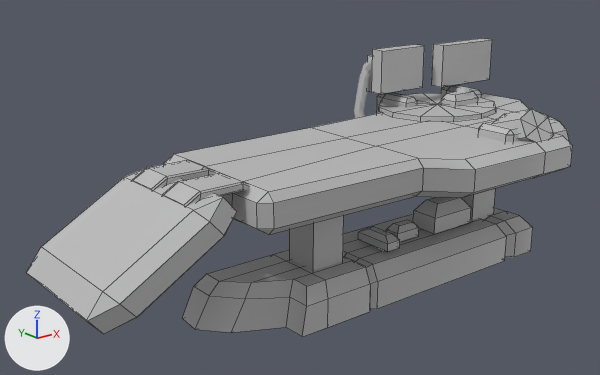
A saved change to the FBX model New Unity Project/Assets/Models/dank table.fbx.
One viewpoint serves both versions: a camera (50 mm lens) standing at (-0.0882, -0.1122, 0.0654) and looking at (0.0111, 0.0118, 0.0158). Lighting does not change. The marker at lower left points along +X, +Y and +Z. Mesh edges are drawn as thin lines on the coarser meshes. Where no turn or scale is listed for an object, it has been applied to the vertices.

The scene before the commit, as lines of its bpy script (objects in view):
```python
ob_pcube11 = bpy.data.objects.new('pCube11', me_mesh_012)
ob_pcube11.location = (0.0218, 0.0, 0.0064)
ob_pcube16 = bpy.data.objects.new('pCube16', me_mesh_017)
ob_pcube16.location = (0.0693, 0.0215, 0.034)
ob_pcube19 = bpy.data.objects.new('pCube19', me_mesh_020)
ob_pcube19.location = (0.05, 0.0241, 0.034)
ob_pcube3 = bpy.data.objects.new('pCube3', me_mesh_003)
ob_pcube3.location = (0.0394, -0.0091, 0.0227)
ob_pcube5 = bpy.data.objects.new('pCube5', me_mesh_006)
ob_pcube5.location = (-0.0188, -0.0022, 0.0252)
ob_pcube6 = bpy.data.objects.new('pCube6', me_mesh_007)
ob_pcube6.location = (0.0522, 0.0021, 0.0112)
ob_pcube8 = bpy.data.objects.new('pCube8', me_mesh_009)
ob_pcube8.location = (0.0072, 0.0021, 0.0112)
ob_pcube9 = bpy.data.objects.new('pCube9', me_mesh_010)
ob_pcube9.location = (0.0405, 0.0, 0.008)
ob_pcylinder1 = bpy.data.objects.new('pCylinder1', me_mesh_002)
ob_pcylinder1.location = (0.0574, 0.0181, 0.0257)
ob_pcylinder1.rotation_euler = (1.571, 0.0, 0.0)  # degrees (90, 0, 0)
ob_pcylinder1.scale = (0.00819, 0.000535, 0.00819)
# me_mesh_017
# before: 0 (-0.0088, -0.0017, -0.0049) at pixel (441, 87), 1 (0.0088, -0.0017, -0.0049) at pixel (489, 79), 2 (-0.0088, -0.0017, 0.0049) at pixel (443, 45), 3 (0.0088, -0.0017, 0.0049) at pixel (492, 39)
# me_mesh_020
# before: 0 (-0.00679, -0.00167, -0.00489) at pixel (381, 94), 1 (0.00679, -0.00167, -0.00489) at pixel (422, 87), 2 (-0.00679, -0.00167, 0.00489) at pixel (382, 51), 3 (0.00679, -0.00167, 0.00489) at pixel (424, 45)
# also in view: 'pCube7' at (0.0219, 0.0017, -0.0001); 'pCylinder2' at (0.051, -0.0112, 0.0256); 'pCube4' at (-0.0185, 0.0082, 0.0243); 'pCube2' at (-0.031, 0.0032, 0.0168); 'pCube1' at (0.0335, 0.0028, 0.021)
```
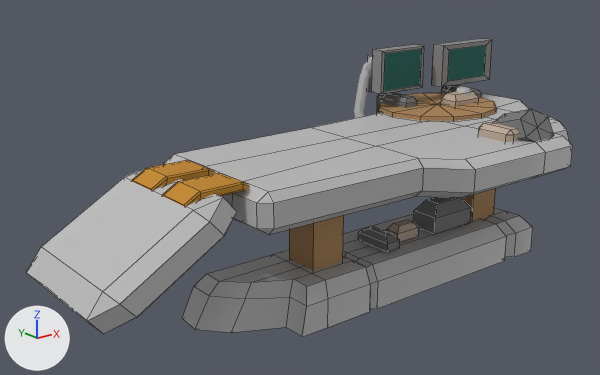
Changed parts and their boxes (x1, y1, x2, y2) in the pictures (600 x 375 px):
'pCube8', recoloured (grey to brown): (289, 215, 344, 271) in both
'pCylinder1', recoloured (grey to brown): (378, 93, 496, 121) in both
'pCube9', recoloured: (413, 197, 471, 234) in both
'pCube5', recoloured (grey to orange): (162, 173, 249, 206) in both
'pCube4', recoloured (grey to orange): (132, 160, 215, 191) in both
'pCylinder2', recoloured: (495, 109, 553, 142) in both
'pCube11', recoloured: (358, 226, 400, 251) in both
'pCube6', recoloured (grey to brown): (462, 189, 495, 220) in both
'pCube15', recoloured: (376, 93, 417, 114) in both
part 1 of me_mesh_020, built on: (381, 46, 424, 94) in both
part 2 of me_mesh_020, recoloured: (371, 44, 422, 94) in both
part 3 of me_mesh_017, built on: (442, 40, 492, 87) in both
part 4 of me_mesh_017, recoloured: (431, 38, 491, 87) in both

Edits to the bpy script that builds the scene:
```text
Change me_mesh_007:
    where me_mesh_007.from_pydata(...)  # 8 vertices, 6 faces; spans x -0.0037..0.0037, y -0.0037..0.0037, z -0.0081..0.0081
    remove me_mesh_007.materials.append(mat_lambert1)  # grey #bcbcbc
    add me_mesh_007.materials.append(mat_tablesubtable)  # brown #ad8454
Change me_mesh_004:
    where me_mesh_004.from_pydata(...)  # 14 vertices, 18 faces; spans x 0.00666..0.01579, y -0.00595..0.00504, z -0.00502..0.00457
    remove me_mesh_004.materials.append(mat_lambert1)  # grey #bcbcbc
    add me_mesh_004.materials.append(mat_tablemat1)  # grey #767676
Change me_mesh_017:
    verts and faces of me_mesh_017; kept vertices keep their numbers, new ones are numbered from 8
    remove me_mesh_017.from_pydata(...)  # 8 vertices, 6 faces; spans x -0.0088..0.0088, y -0.0017..0.0017, z -0.0049..0.0049
    add me_mesh_017.from_pydata(...)  # 12 vertices, 10 faces; spans x -0.0088..0.0088, y -0.0017..0.0017, z -0.0049..0.0049
    me_mesh_017 part 3
    add delete_faces([(0, 1, 3, 2)])
    add verts[8] = (-0.0067, -0.0017, -0.0037)  # pixel (447, 81)
    add verts[9] = (0.0067, -0.0017, -0.0037)  # pixel (484, 75)
    add verts[10] = (0.0067, -0.0017, 0.0037)  # pixel (486, 45)
    add verts[11] = (-0.0067, -0.0017, 0.0037)  # pixel (449, 49)
    add faces += [(8, 9, 10, 11)]  # mat_tablescreen (dark cyan #005c53)
    add faces += [(0, 1, 9, 8), (1, 3, 10, 9), (2, 11, 10, 3), (0, 8, 11, 2)]  # mat_tablecomp (grey #898989)
    me_mesh_017 part 4: 5 faces spanning x -0.0088..0.0088, y -0.0017..0.0017, z -0.0049..0.0049 switch from mat_lambert1 (grey #bcbcbc) to mat_tablecomp (grey #898989)
    add me_mesh_017.materials.append(mat_tablescreen)  # dark cyan #005c53
Change me_mesh_012:
    where me_mesh_012.from_pydata(...)  # 12 vertices, 10 faces; spans x -0.00164..0.00164, y -0.00425..0.00425, z -0.00162..0.00114
    remove me_mesh_012.materials.append(mat_lambert1)  # grey #bcbcbc
    add me_mesh_012.materials.append(mat_tablemat1)  # grey #767676
Change me_mesh_009:
    where me_mesh_009.from_pydata(...)  # 8 vertices, 6 faces; spans x -0.0037..0.0037, y -0.0037..0.0037, z -0.0081..0.0081
    remove me_mesh_009.materials.append(mat_lambert1)  # grey #bcbcbc
    add me_mesh_009.materials.append(mat_tablesubtable)  # brown #ad8454
Change me_mesh_016:
    where me_mesh_016.from_pydata(...)  # 22 vertices, 20 faces; spans x -0.00182..0.00182, y -0.00525..0.00451, z -0.00504..0.0015
    remove me_mesh_016.materials.append(mat_lambert1)  # grey #bcbcbc
    add me_mesh_016.materials.append(mat_tablemat1)  # grey #767676
Change me_mesh_005:
    where me_mesh_005.from_pydata(...)  # 32 vertices, 26 faces; spans x -0.007..0.00754, y -0.00357..0.00357, z -0.0026..0.00078
    remove me_mesh_005.materials.append(mat_lambert1)  # grey #bcbcbc
    add me_mesh_005.materials.append(mat_tablehinge)  # orange #c2861a
Change me_mesh_020:
    verts and faces of me_mesh_020; kept vertices keep their numbers, new ones are numbered from 8
    remove me_mesh_020.from_pydata(...)  # 8 vertices, 6 faces; spans x -0.00679..0.00679, y -0.00167..0.00167, z -0.00489..0.00489
    add me_mesh_020.from_pydata(...)  # 12 vertices, 10 faces; spans x -0.00679..0.00679, y -0.00167..0.00167, z -0.00489..0.00489
    me_mesh_020 part 1
    add delete_faces([(0, 1, 3, 2)])
    add verts[8] = (-0.00593, -0.00167, -0.00427)  # pixel (383, 91)
    add verts[9] = (0.00593, -0.00167, -0.00427)  # pixel (420, 85)
    add verts[10] = (0.00593, -0.00167, 0.00427)  # pixel (421, 48)
    add verts[11] = (-0.00593, -0.00167, 0.00427)  # pixel (385, 53)
    add faces += [(8, 9, 10, 11)]  # mat_tablescreen (dark cyan #005c53)
    add faces += [(0, 1, 9, 8), (1, 3, 10, 9), (2, 11, 10, 3), (0, 8, 11, 2)]  # mat_tablecomp (grey #898989)
    me_mesh_020 part 2: 5 faces spanning x -0.00679..0.00679, y -0.00167..0.00167, z -0.00489..0.00489 switch from mat_lambert1 (grey #bcbcbc) to mat_tablecomp (grey #898989)
    add me_mesh_020.materials.append(mat_tablescreen)  # dark cyan #005c53
Change me_mesh_010:
    where me_mesh_010.from_pydata(...)  # 12 vertices, 10 faces; spans x -0.00565..0.00565, y -0.00304..0.00304, z -0.00344..0.00242
    remove me_mesh_010.materials.append(mat_lambert1)  # grey #bcbcbc
    add me_mesh_010.materials.append(mat_tablemat1)  # grey #767676
Change me_mesh_002:
    where me_mesh_002.from_pydata(...)  # 26 vertices, 36 faces; spans x -1.77..1.77, y -2.0..0.0, z -1.63..1.63
    remove me_mesh_002.materials.append(mat_lambert1)  # grey #bcbcbc
    add me_mesh_002.materials.append(mat_tablesubtable)  # brown #ad8454
Change me_mesh_006:
    where me_mesh_006.from_pydata(...)  # 32 vertices, 26 faces; spans x -0.007..0.00754, y -0.00357..0.00357, z -0.0026..0.00078
    remove me_mesh_006.materials.append(mat_lambert1)  # grey #bcbcbc
    add me_mesh_006.materials.append(mat_tablehinge)  # orange #c2861a
```
